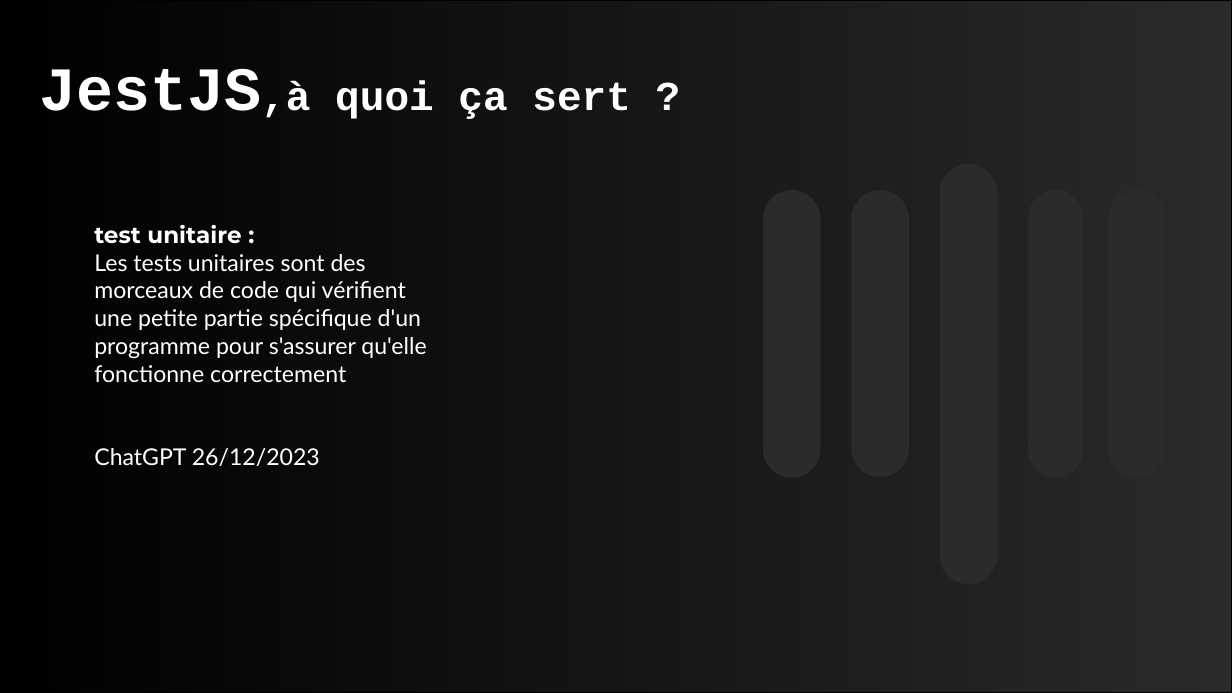
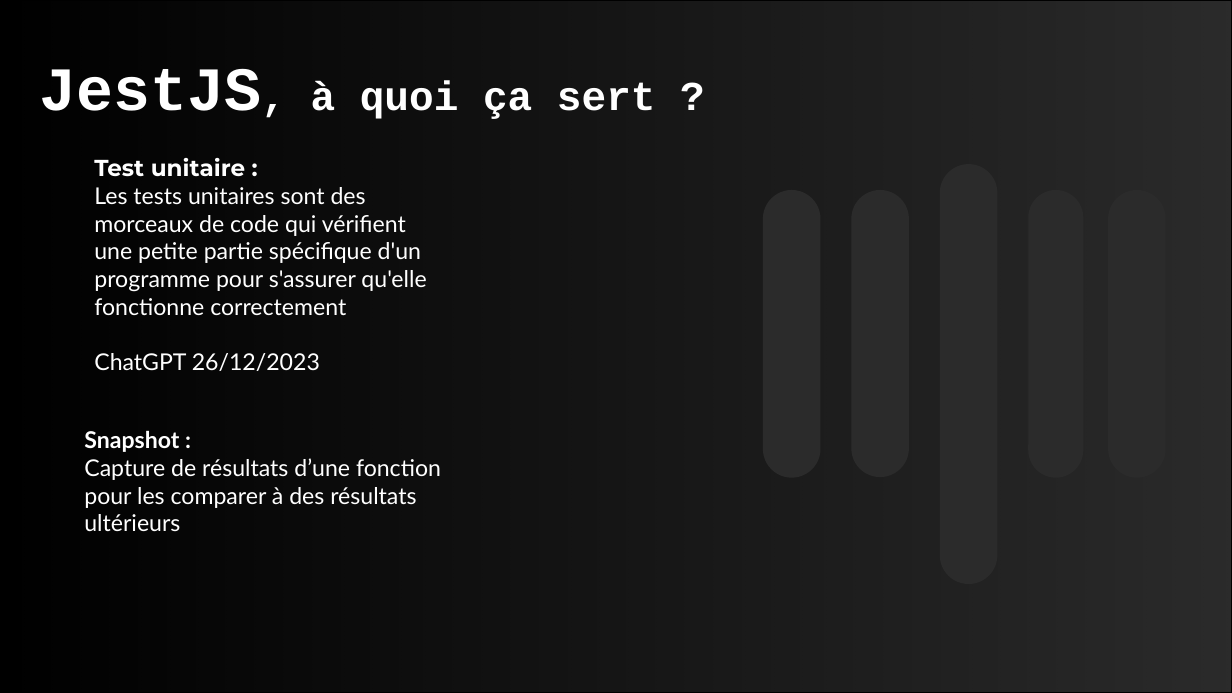
Before and after one commit to Beyxyy/jest_test, a slide deck: slide 3 of presentation.pptx. Drawn at 1232x693 pixels with LibreOffice and Linux fonts; fonts in the diff are those of the drawing; background and template pictures are left out; a plain dark background stands for a picture behind light text. Boxes give left, top, right and bottom in pixels: in the first picture for what was removed or moved away, otherwise in the second. Text is boxed around its words. In the diff, an @@ line names an element or a change of style, - is before the commit and + after.

```diff
--- a/presentation.pptx
+++ b/presentation.pptx
@@ text at (x1=39, y1=68, x2=656, y2=119): spaces changed @@
-JestJS,à quoi ça sert ?
+JestJS, à quoi ça sert ?
@@ text "Test unitaire :" moved from (x1=94, y1=225, x2=426, y2=466) to (x1=94, y1=158, x2=426, y2=371) @@
@@ text at (x1=94, y1=158, x2=245, y2=177): text changed @@
-test unitaire :
+Test unitaire :
@@ text added at (x1=84, y1=430, x2=441, y2=531), 18 pt, text #FFFFFF @@
+Snapshot :
+Capture de résultats d’une fonction pour les comparer à des résultats ultérieurs
```
Also in this commit, not shown: 2 other files.
